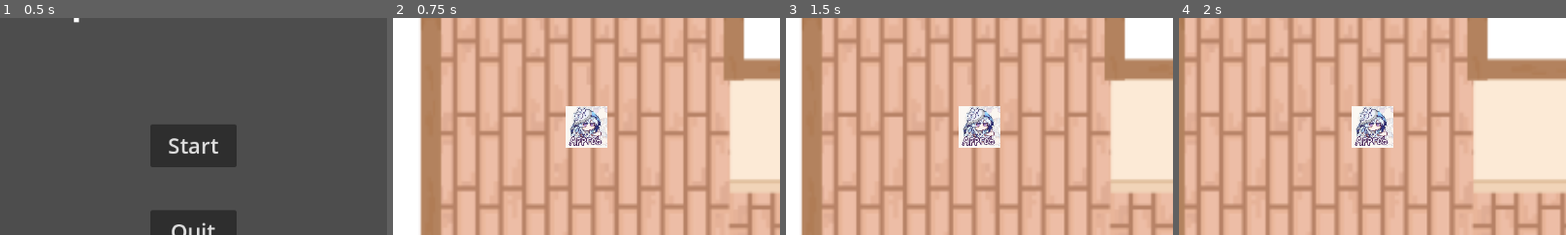
Above: before the commit, frames 1-4 (left to right).
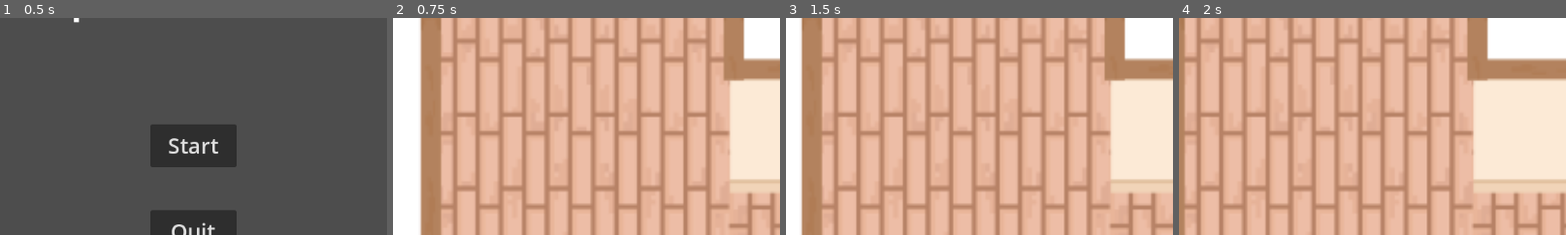
Above: after the commit, the same moments.

Repository: chrishengun123/Cepat-Bereskan
Game: Godot game, scene res://scenes/main_menu.tscn
Two runs of this game, one before a commit and one after it. Both use one fixed random seed, a clock stepped at 60 frames per second and the inputs below.
Inputs:
- Up to frame 1 (0.5 s): no input
- Up to frame 2 (0.75 s): click "Start" at 0.5 s
- Up to frame 3 (1.5 s): tap Enter (ui_accept) at 1.25 s; hold Right (ui_right) from 1.28 s (still down)
- Up to frame 4 (2 s): keep holding Right (ui_right); tap Enter (ui_accept) at 1.52 s
The pictures show only the part of the screen within x 25-75%, y 25-75%; the shares and areas given below are measured in that part.

Frame 1 is identical in both runs. In frame 2, 2.1% of the frame differs, in the area x 44-56%, y 40-60%; in frame 3, 2.1%; in frame 4, 2.1%.

Commit message:
Reset Character Scene Scale

Diff:
--- a/Cepat, Bereskan!/scenes/character.tscn
+++ b/Cepat, Bereskan!/scenes/character.tscn
@@ -1,21 +1,6 @@
-[gd_scene load_steps=3 format=3 uid="uid://bo78pnw5kq8dw"]
-
-[ext_resource type="Texture2D" uid="uid://cu43gksn36atn" path="res://assets/SK-placeholder.jpg" id="1_glpr6"]
-
-[sub_resource type="SpriteFrames" id="SpriteFrames_8uh7m"]
-animations = [{
-"frames": [{
-"duration": 1.0,
-"texture": ExtResource("1_glpr6")
-}],
-"loop": true,
-"name": &"default",
-"speed": 5.0
-}]
+[gd_scene format=3 uid="uid://bo78pnw5kq8dw"]
 
 [node name="character" type="AnimatedSprite2D"]
-scale = Vector2(0.016979165, 0.016979165)
-sprite_frames = SubResource("SpriteFrames_8uh7m")
 
 [node name="camera" type="Camera2D" parent="."]
 zoom = Vector2(3, 3)
